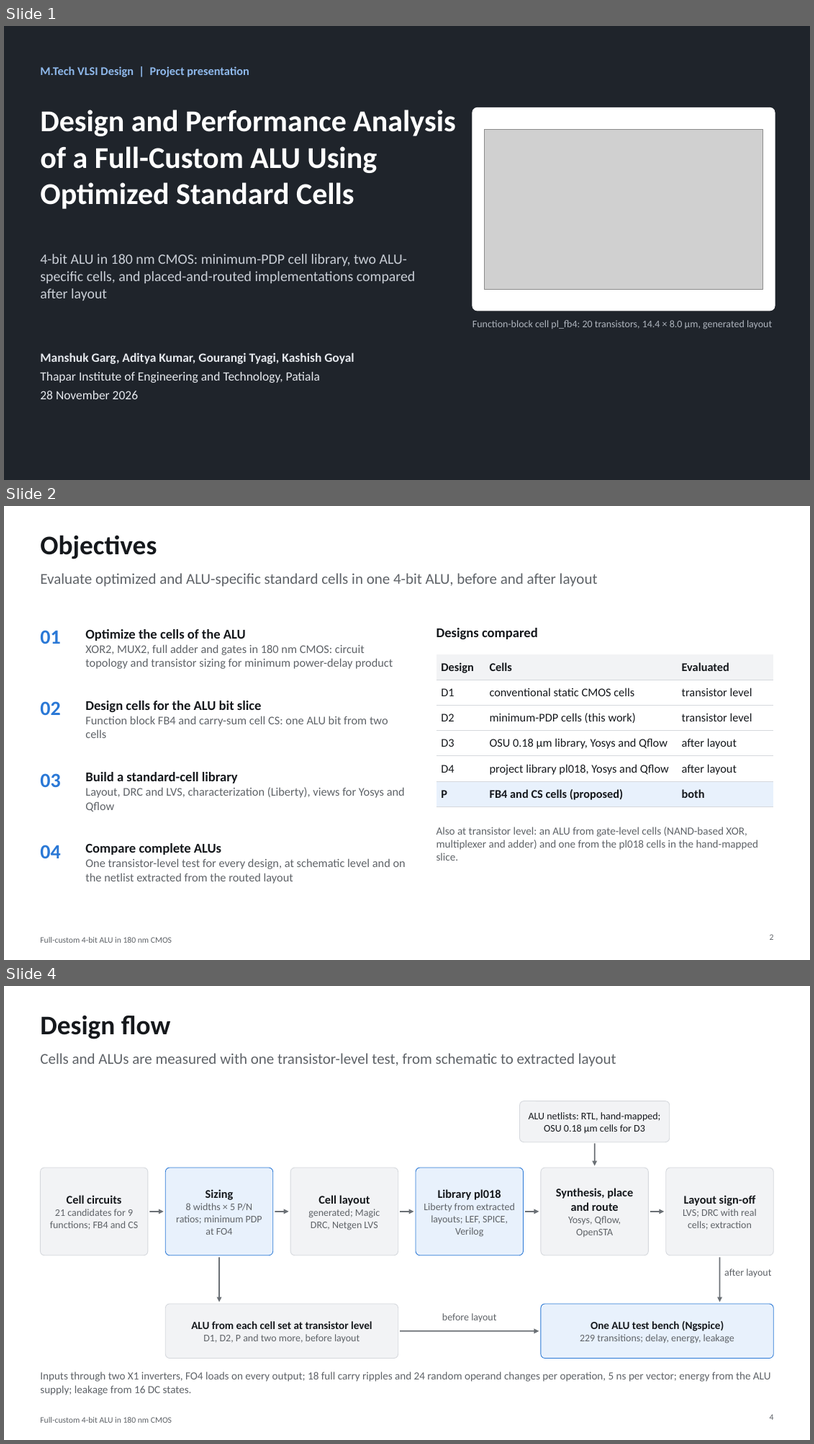
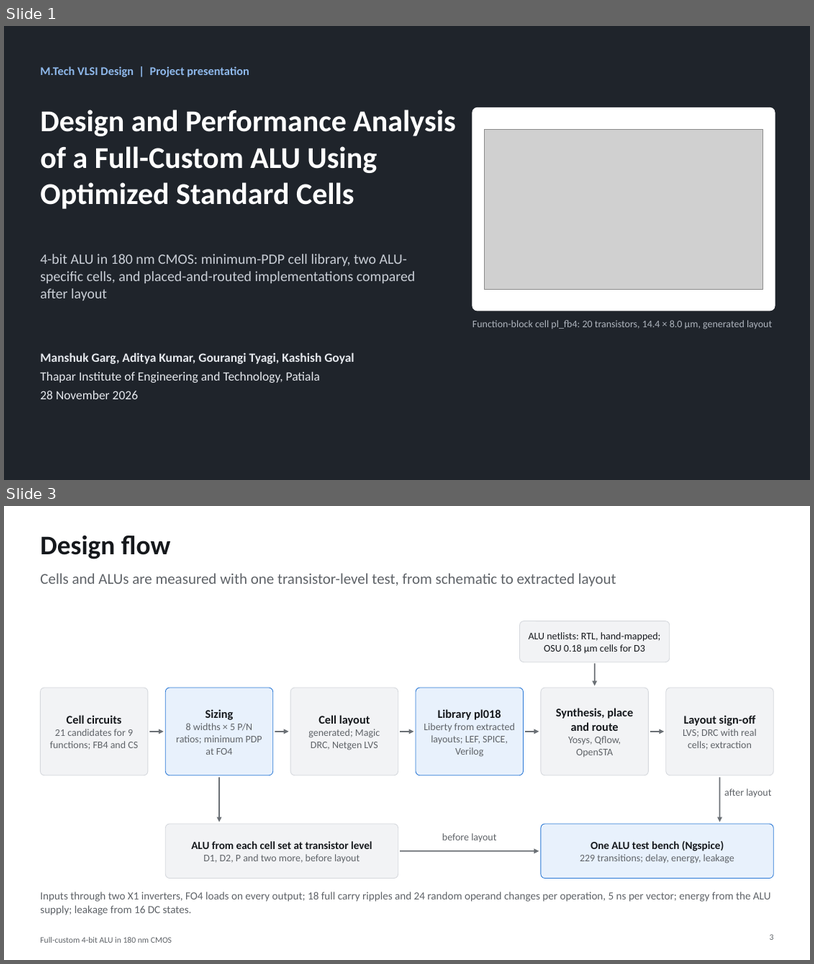
Before and after one commit to manshukgarg/alu-fullcustom-180nm, a slide deck: docs/presentation/ALU4_180nm_presentation.pptx. Shown one above the other, each under a label of ours: slides 1, 2 and 4 before the commit, slides 1 and 3 after it; the slides between them are not shown. The pictures are 814x1444 and 814x964 pixels, drawn with LibreOffice and Linux fonts; fonts in the diff are those of the drawing; grey boxes stand for pictures. Boxes give left, top, right and bottom in pixels: in the first picture for what was removed or moved away, otherwise in the second. Text is boxed around its words. In the diff, an @@ line names an element or a change of style, - is before the commit and + after.

```diff
--- a/docs/presentation/ALU4_180nm_presentation.pptx
+++ b/docs/presentation/ALU4_180nm_presentation.pptx
@@ slide 2 removed at box(4, 506, 810, 960), background #FFFFFF; not listed: 1 template element that a slide beside it also shows @@
@@ title removed at box(40, 535, 157, 559) @@
-Objectives
@@ text removed at box(40, 573, 598, 587) @@
-Evaluate optimized and ALU-specific standard cells in one 4-bit ALU, before and after layout
@@ text removed at box(40, 630, 60, 644) @@
-01
@@ text removed at box(85, 629, 393, 669) @@
-Optimize the cells of the ALU
-XOR2, MUX2, full adder and gates in 180 nm CMOS: circuit topology and transistor sizing for minimum power-delay product
@@ text removed at box(437, 628, 538, 639) @@
-Designs compared
@@ table removed at box(437, 654, 774, 803), 6 rows, 3 columns @@
-Design | Cells | Evaluated
-D1 | conventional static CMOS cells | transistor level
-D2 | minimum-PDP cells (this work) | transistor level
-D3 | OSU 0.18 µm library, Yosys and Qflow | after layout
-D4 | project library pl018, Yosys and Qflow | after layout
-P | FB4 and CS cells (proposed) | both
@@ text removed at box(40, 701, 60, 715) @@
-02
@@ text removed at box(85, 700, 388, 738) @@
-Design cells for the ALU bit slice
-Function block FB4 and carry-sum cell CS: one ALU bit from two cells
@@ text removed at box(40, 773, 60, 787) @@
-03
@@ text removed at box(85, 787, 405, 811) @@
-Build a standard-cell library
-Layout, DRC and LVS, characterization (Liberty), views for Yosys and Qflow
@@ text removed at box(437, 826, 759, 860) @@
-Also at transistor level: an ALU from gate-level cells (NAND-based XOR, multiplexer and adder) and one from the pl018 cells in the hand-mapped slice.
@@ text removed at box(40, 844, 60, 858) @@
-04
@@ text removed at box(85, 843, 406, 883) @@
-Compare complete ALUs
-One transistor-level test for every design, at schematic level and on the netlist extracted from the routed layout
@@ page number removed at box(770, 934, 774, 939) @@
-2
@@ what was slide 4 is now slide 3 @@
@@ page number at box(770, 934, 774, 939): text changed @@
-4
+3
```
Also in this commit, not shown: 3 slides changed, 2 slides added, 12 other slides removed, 1 other file.
